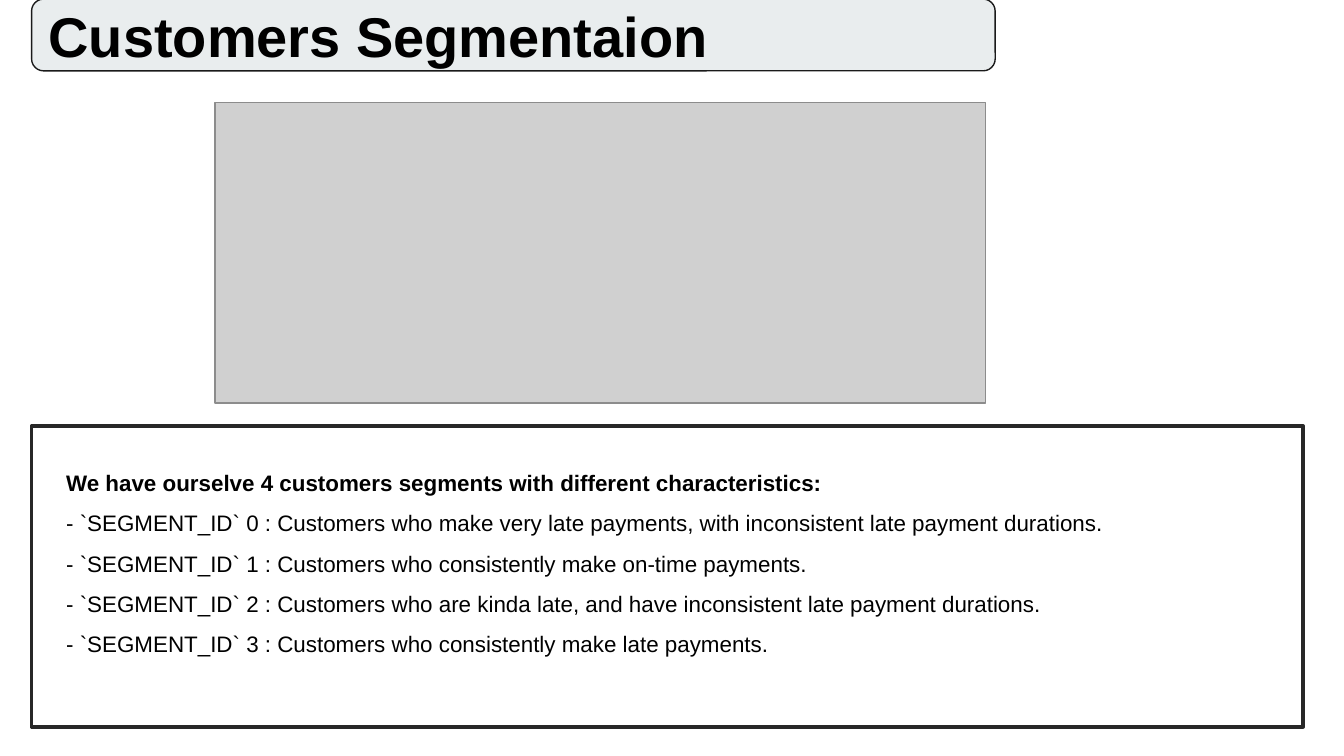
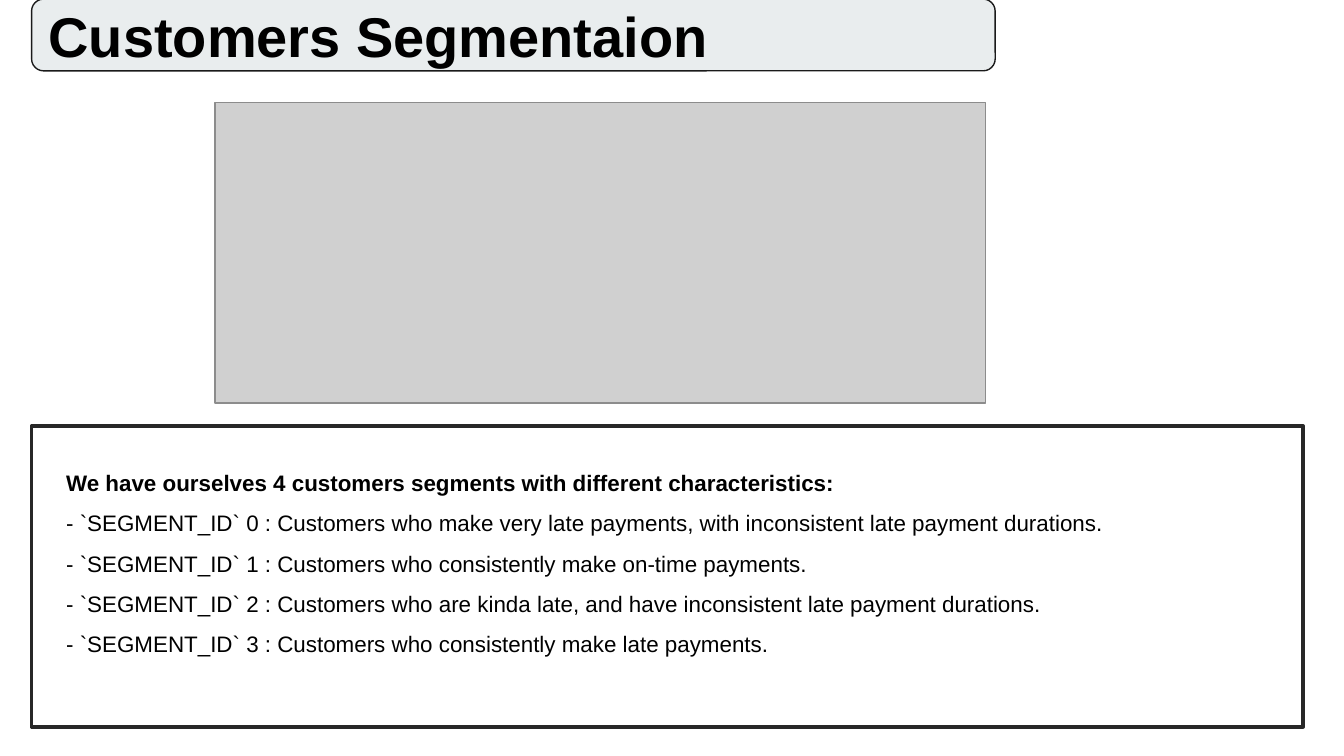
Before and after one commit to liemnh98/upGrad-Domain-Oriented-Case-Study, a slide deck: slide 6 of Presentation.pptx (slide 5 before the commit). Drawn at 1344x756 pixels with LibreOffice and Linux fonts; fonts in the diff are those of the drawing; grey boxes stand for pictures. Boxes give left, top, right and bottom in pixels: in the first picture for what was removed or moved away, otherwise in the second. Text is boxed around its words. In the diff, an @@ line names an element or a change of style, - is before the commit and + after.

```diff
--- a/Presentation.pptx
+++ b/Presentation.pptx
@@ text at box(66, 474, 833, 496): text changed @@
-We have ourselve 4 customers segments with different characteristics:
+We have ourselves 4 customers segments with different characteristics:
```
Also in this commit, not shown: 2 other slides changed, 2 slides added, 1 other file.
